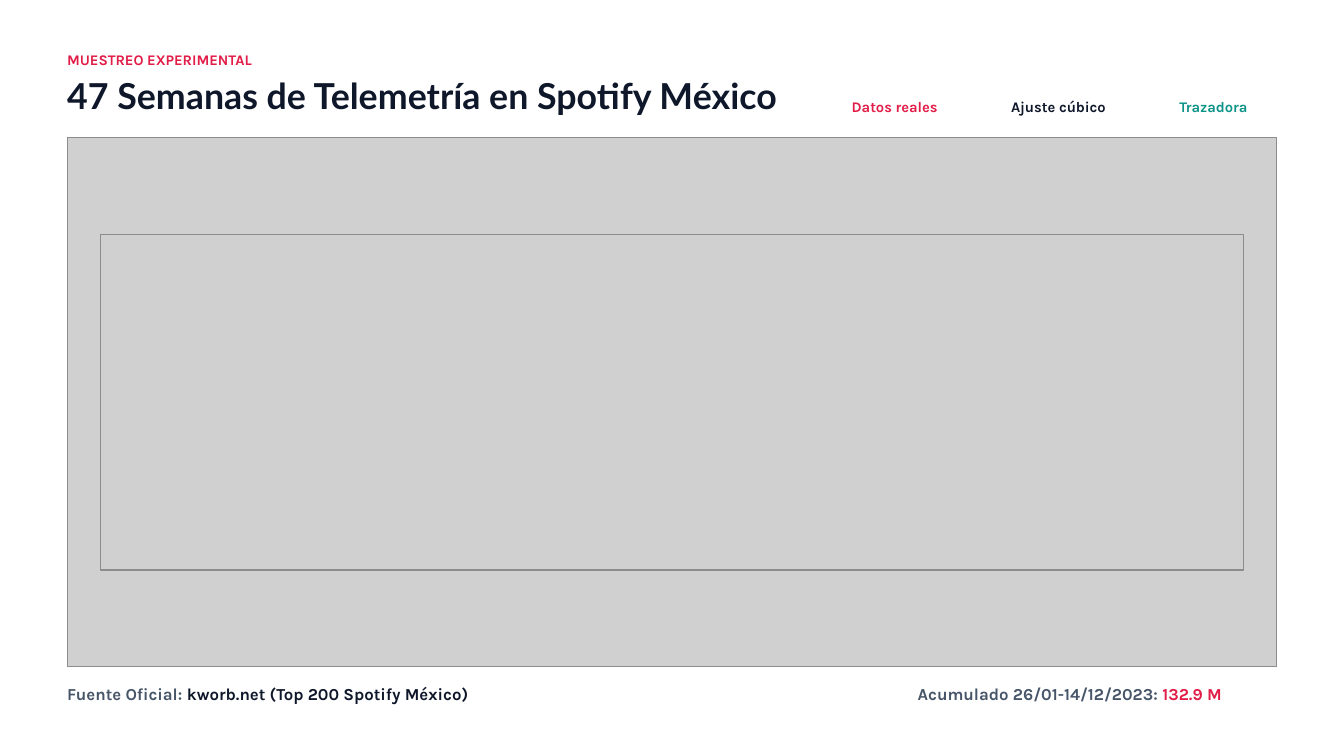
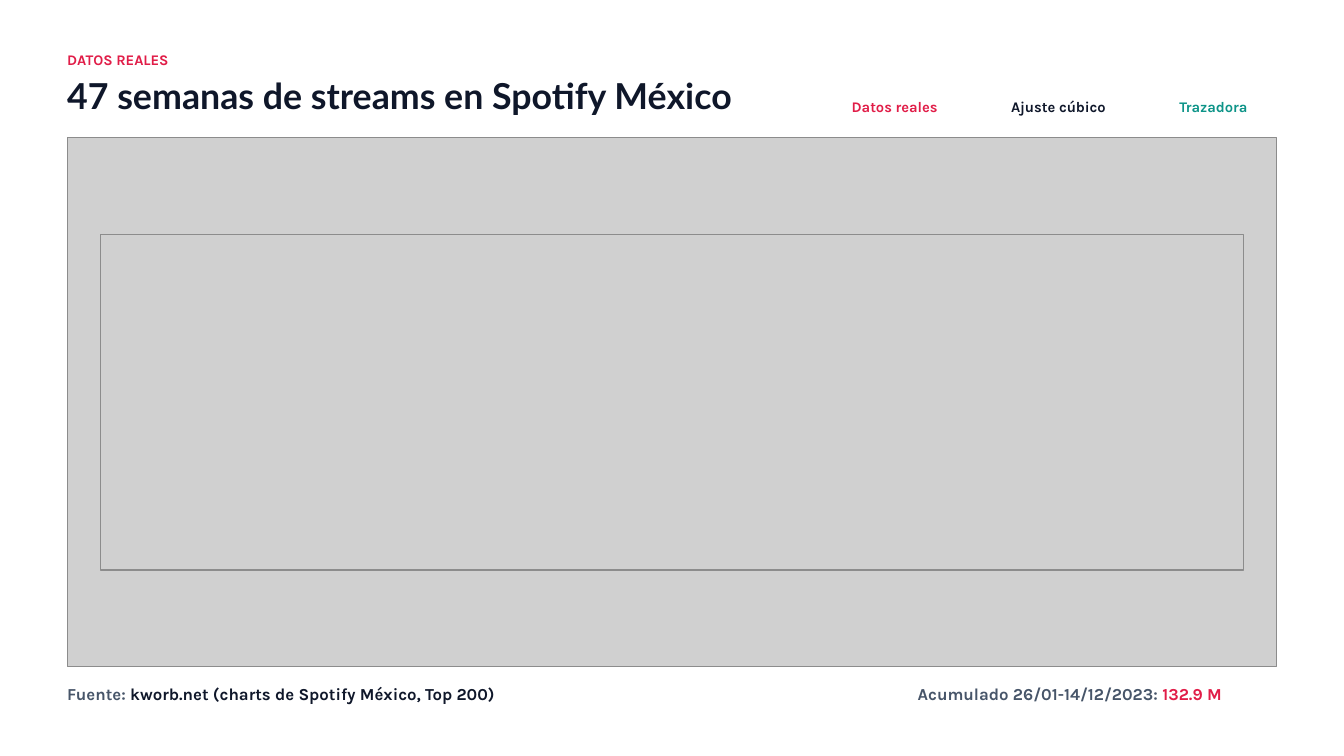
Before and after one commit to PedroGattiUCC/metodos-numericos-rosa-pastel, a slide deck: slide 4 of ENTREGABLES/Presentacion_Rosa_Pastel_Metodos_Numericos.pptx. Drawn at 1344x756 pixels with LibreOffice and Linux fonts; fonts in the diff are those of the drawing; grey boxes stand for pictures. Boxes give left, top, right and bottom in pixels: in the first picture for what was removed or moved away, otherwise in the second. Text is boxed around its words. In the diff, an @@ line names an element or a change of style, - is before the commit and + after.

```diff
--- a/ENTREGABLES/Presentacion_Rosa_Pastel_Metodos_Numericos.pptx
+++ b/ENTREGABLES/Presentacion_Rosa_Pastel_Metodos_Numericos.pptx
@@ text at (x1=67, y1=55, x2=168, y2=65): text changed @@
-MUESTREO EXPERIMENTAL
+DATOS REALES
@@ text at (x1=67, y1=82, x2=731, y2=115): text changed @@
-47 Semanas de Telemetría en Spotify México
+47 semanas de streams en Spotify México
@@ text at (x1=67, y1=687, x2=495, y2=705): text changed @@
-Fuente Oficial: kworb.net (Top 200 Spotify México)
+Fuente: kworb.net (charts de Spotify México, Top 200)
```
Also in this commit, not shown: 8 other slides changed, 8 other files.
